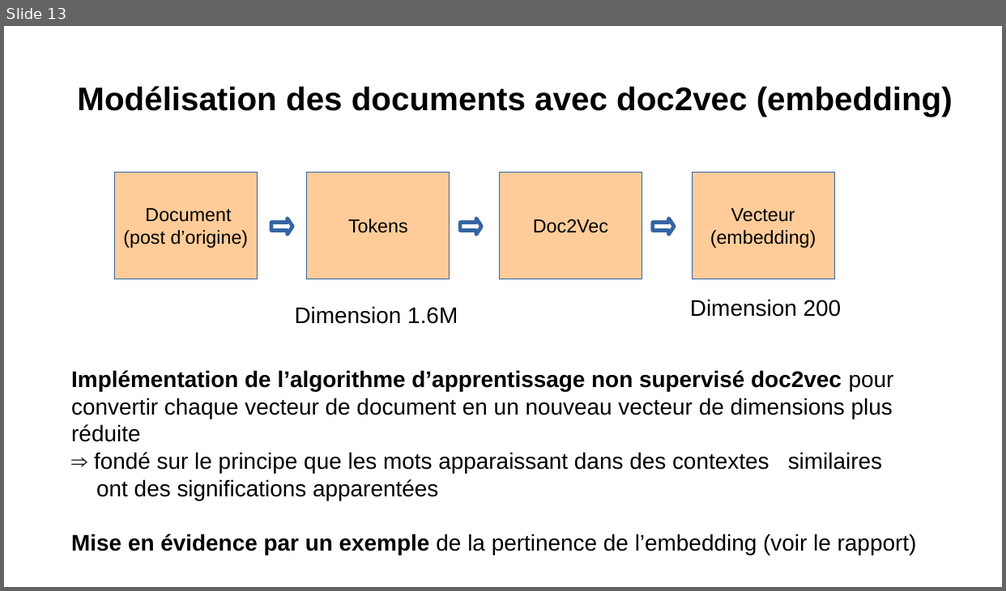
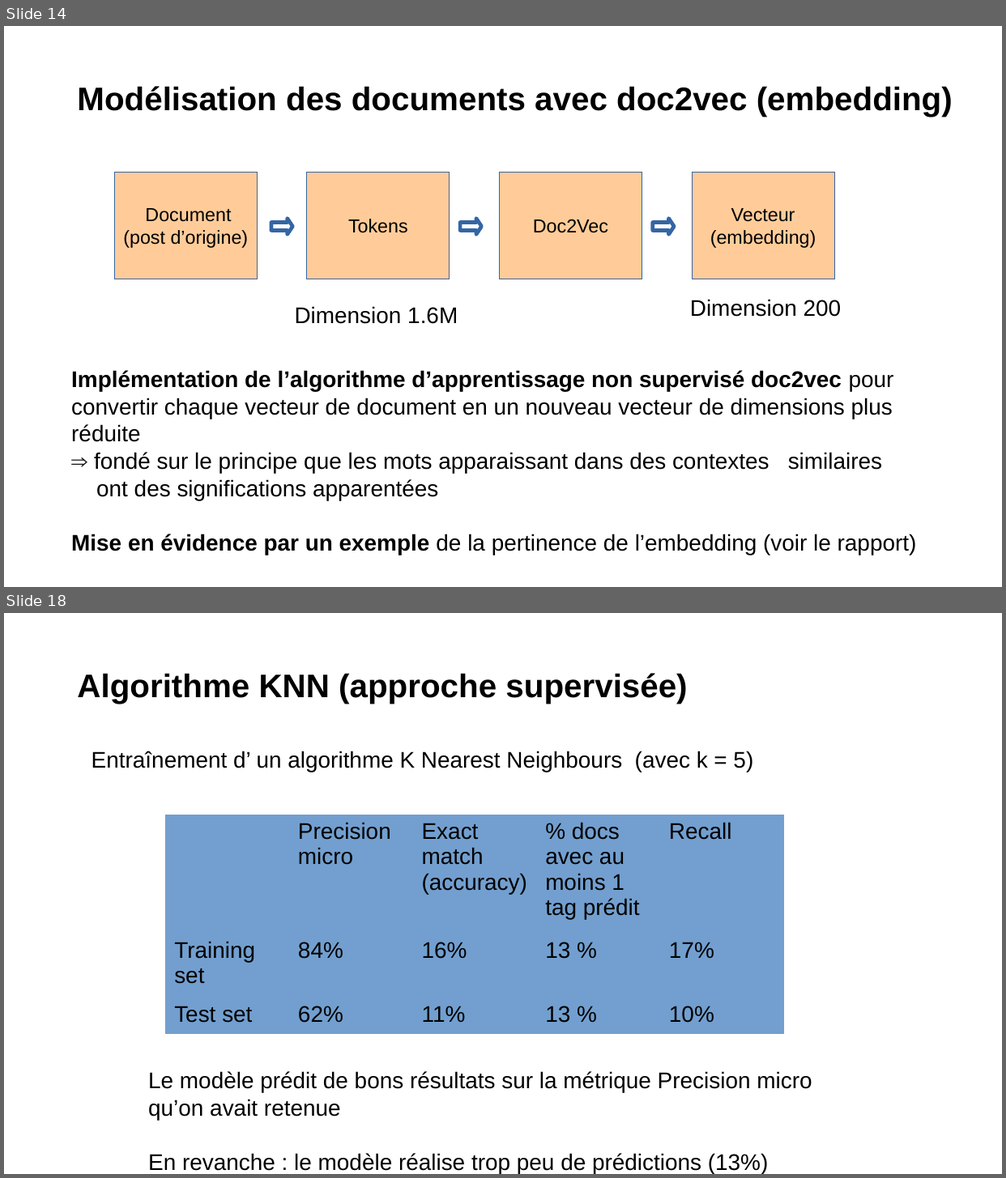
Before and after one commit to Severac/openclassrooms, a slide deck: PJ6/Presentation/PJ6_Presentation.odp. Shown one above the other, each under a label of ours: slide 13 before the commit, slides 14 and 18 after it; the slides between them are not shown. The pictures are 1006x591 and 1006x1178 pixels, drawn with LibreOffice and Linux fonts; fonts in the diff are those of the drawing. Boxes give left, top, right and bottom in pixels: in the first picture for what was removed or moved away, otherwise in the second. Text is boxed around its words. In the diff, an @@ line names an element or a change of style, - is before the commit and + after.

Commit message:
PJ6: màj prez, et modélisation: résultats suite à clean des instances sans tag sur training set

```diff
--- a/PJ6/Presentation/PJ6_Presentation.odp
+++ b/PJ6/Presentation/PJ6_Presentation.odp
@@ slide 18 added at box(4, 613, 1002, 1174), background #FFFFFF @@
@@ text added at box(77, 673, 687, 704), 26 pt, text #000000, bold @@
+Algorithme KNN (approche supervisée)
@@ text added at box(91, 751, 753, 772), 18 pt, text #000000 @@
+Entraînement d’ un algorithme K Nearest Neighbours (avec k = 5)
@@ table added at box(165, 815, 786, 1035), 3 rows, 5 columns @@
+ | Precision micro | Exact match (accuracy) | % docs avec au moins 1 tag prédit | Recall
+Training set | 84% | 16% | 13 % | 17%
+Test set | 62% | 11% | 13 % | 10%
@@ text added at box(148, 1071, 812, 1174), 18 pt, text #000000 @@
+Le modèle prédit de bons résultats sur la métrique Precision micro qu’on avait retenue
+En revanche : le modèle réalise trop peu de prédictions (13%)
@@ what was slide 13 is now slide 14 @@
```
Also in this commit, not shown: 12 other slides added, 2 other files.
